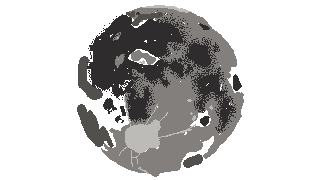
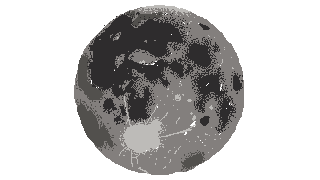
Two versions of the same layered image (w=320, h=180). Layer-by-layer changes:
added layer "Layer #4" above "Layer #3" over [119, 8, 234, 169]
painted on "Layer #3" over [76, 11, 243, 172]
painted on "Layer #1" over [74, 10, 244, 175]
